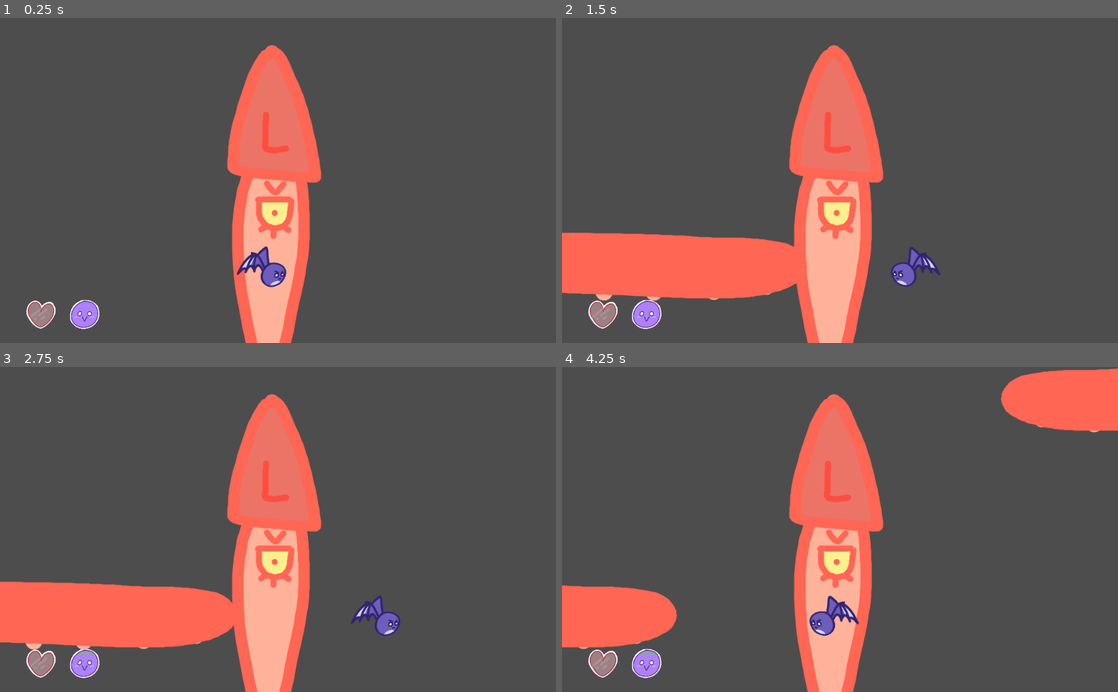
Above: before the commit, frames 1-4 (two rows, left to right).
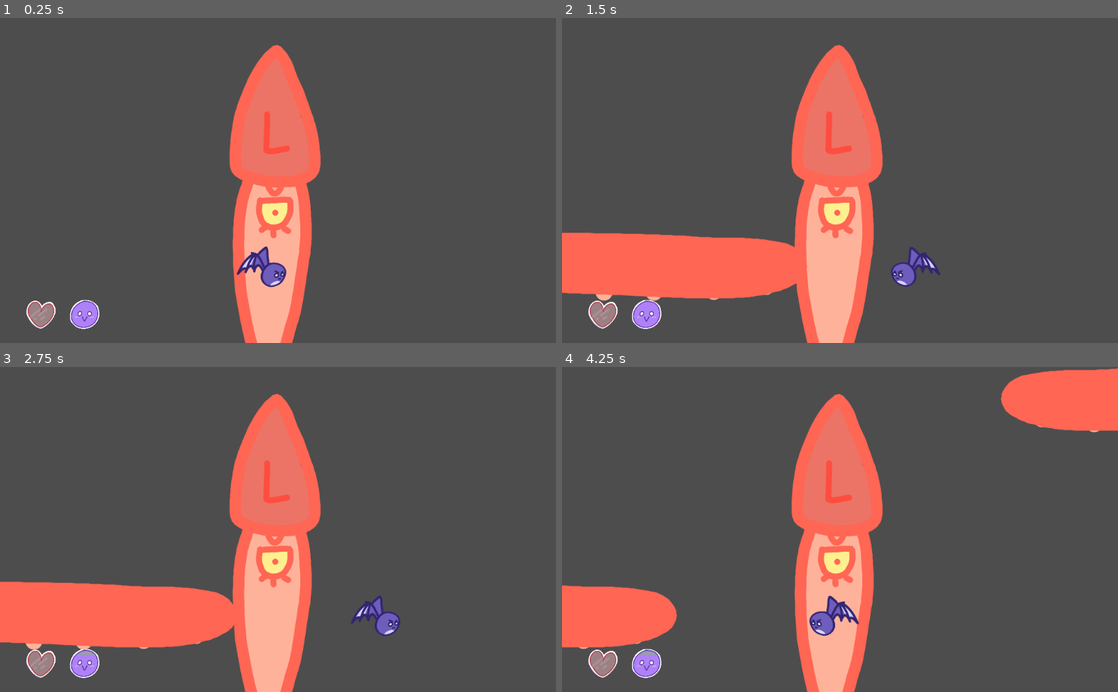
Above: after the commit, the same moments.

Repository: TheRealGecko/SandwichParody
Game: Godot game, scene res://stage_3.tscn
The game is run twice, just before and just after one commit, with the same random seed, the same clock (stepped at 60 frames per second) and the same inputs.
Inputs:
- Up to frame 1 (0.25 s): no input
- Up to frame 2 (1.5 s): hold Right (right) 0.53-1.28 s; hold Left (left) from 1.28 s (still down)
- Up to frame 3 (2.75 s): release Left (left) at 2.03 s; hold Right (right) from 2.03 s (still down)
- Up to frame 4 (4.25 s): release Right (right) at 2.78 s; hold Up (up) 2.78-3.53 s; hold Left (left) from 3.53 s (still down)

The runs differ from the first frame. In frame 1, 1.4% of the frame differs, in the area x 40-58%, y 8-100%; in frame 2, 1.4%; in frame 3, 1.4%; in frame 4, 1.4%.

Commit message:
stopped sindy's infinte dab
that was so cursed im crying

Diff:
--- a/stage_1.tscn
+++ b/stage_1.tscn
@@ -57,6 +57,5 @@
 position = Vector2(1056, 304)
 shape = SubResource("RectangleShape2D_8xs6i")
 
-[connection signal="body_entered" from="Player" to="." method="_on_player_body_entered"]
 [connection signal="timeout" from="TeethTimer" to="." method="_on_teeth_timer_timeout"]
 [connection signal="timeout" from="BlingTimer" to="." method="_on_bling_timer_timeout"]
--- a/stage_3.gd
+++ b/stage_3.gd
@@ -4,6 +4,14 @@
 var arm = preload("res://sindy.tscn")
 
 func _ready():
+	phaseOne()
+
+func quiz():
+	$bgsindy.animation = "dab"
+	await get_tree().create_timer(3).timeout
+
+
+func phaseOne():
 	await get_tree().create_timer(1).timeout
 	lArm(450)
 	await get_tree().create_timer(3).timeout
@@ -25,9 +33,8 @@
 	lArm(450)
 	await get_tree().create_timer(0.5).timeout
 	lArm(250)
-
-func _process(delta):
-	pass
+	await get_tree().create_timer(5).timeout
+	quiz()
 
 
 func lArm(trans):
--- a/stage_3.tscn
+++ b/stage_3.tscn
@@ -52,7 +52,7 @@
 "duration": 1.0,
 "texture": SubResource("AtlasTexture_vyhuo")
 }],
-"loop": true,
+"loop": false,
 "name": &"dab",
 "speed": 5.0
 }, {
@@ -88,9 +88,8 @@
 [node name="bgsindy" type="AnimatedSprite2D" parent="."]
 position = Vector2(512, 300)
 sprite_frames = SubResource("SpriteFrames_qb4fp")
-animation = &"mad"
+animation = &"dab"
 autoplay = "mad"
-frame_progress = 0.974306
 
 [node name="ground" type="StaticBody2D" parent="."]
 
Not shown: 1 places in stage_1.tscn that only renumber resources
